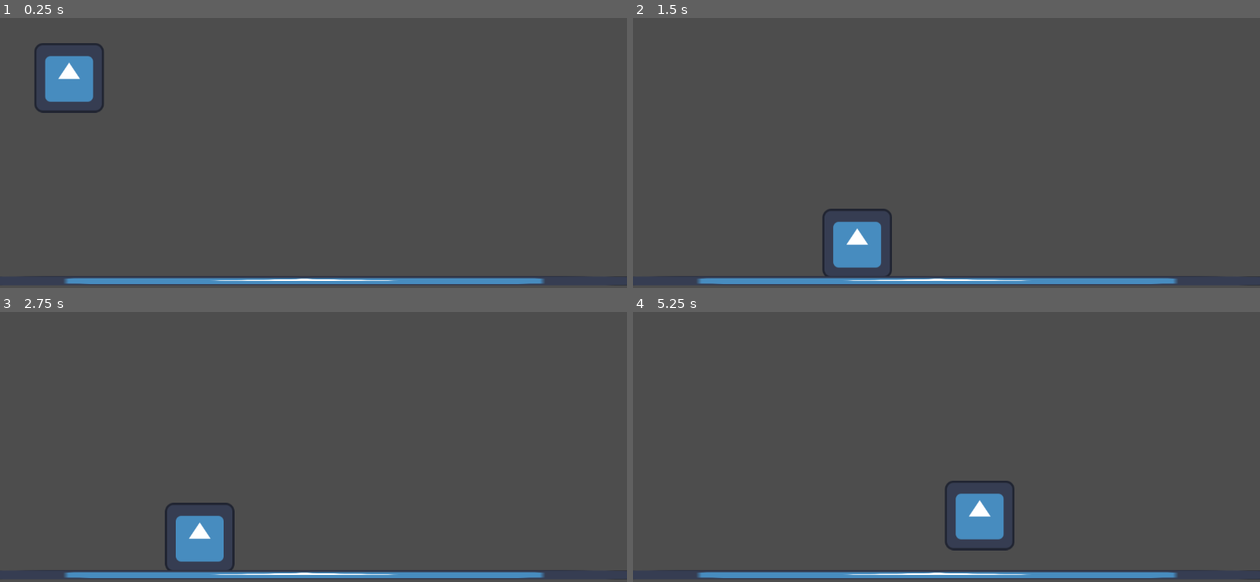
Above: before the commit, frames 1-4 (two rows, left to right).
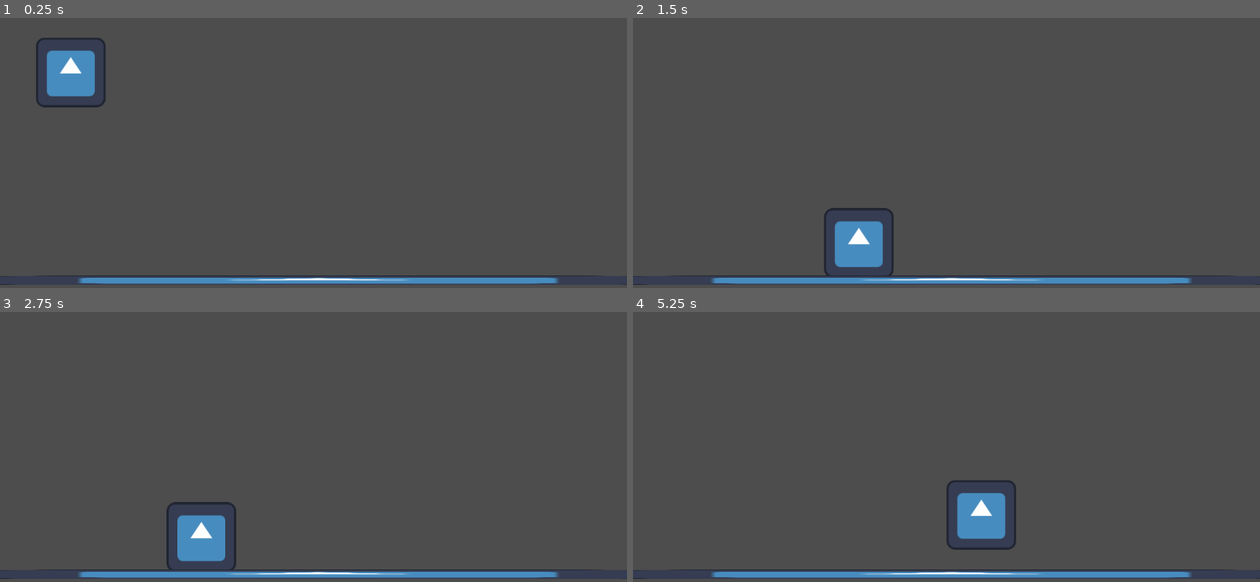
Above: after the commit, the same moments.

Repository: Bhabishworgrg/production-project
Game: Godot game, scene res://scenes/game.tscn
Same seed, same stepped clock (60 frames per second), same inputs: the game is played once before the commit and once after it. Before the commit the project starts from res://scenes/level.tscn. The engine's default icon, where the game draws it, is replaced by a stand-in: a white triangle on a blue panel in a dark square.
Inputs:
- Up to frame 1 (0.25 s): no input
- Up to frame 2 (1.5 s): hold Right (right) from 0.53 s (still down); tap Space (jump) at 0.77 s
- Up to frame 3 (2.75 s): tap Space (jump) at 1.52 s; release Right (right) at 2.03 s; hold Left (left) from 2.03 s (still down)
- Up to frame 4 (5.25 s): release Left (left) at 2.78 s; hold Right (right) 2.78-4.28 s; tap Space (jump) at 3.02, 3.77, 4.52 s; hold Left (left) 4.28-5.03 s; hold Right (right) from 5.03 s (still down)

The runs differ from the first frame. In frame 1, 2.1% of the frame differs, in the area x 0-100%, y 7-100%; in frame 2, 1.4%; in frame 3, 1.4%; in frame 4, 1.5%.

Commit message:
PP-61 Refactor the code

Diff:
--- a/project.godot
+++ b/project.godot
@@ -11,7 +11,7 @@
 [application]
 
 config/name="production-project"
-run/main_scene="res://scenes/level.tscn"
+run/main_scene="res://scenes/game.tscn"
 config/features=PackedStringArray("4.3", "Forward Plus")
 
 [dotnet]
--- /dev/null
+++ b/scenes/game.tscn
@@ -0,0 +1,12 @@
+[gd_scene load_steps=3 format=3 uid="uid://d3cnn26ga5mls"]
+
+[ext_resource type="PackedScene" uid="uid://baao4rnkgcs1i" path="res://scenes/player.tscn" id="1_a1tfp"]
+[ext_resource type="PackedScene" uid="uid://c457unem78en7" path="res://scenes/platform.tscn" id="2_v7wes"]
+
+[node name="Game" type="Node2D"]
+
+[node name="Player" parent="." instance=ExtResource("1_a1tfp")]
+position = Vector2(130, 223)
+
+[node name="Platform" parent="." instance=ExtResource("2_v7wes")]
+position = Vector2(585, 634)
--- a/scenes/level.tscn
+++ /dev/null
@@ -1,12 +0,0 @@
-[gd_scene load_steps=3 format=3 uid="uid://cjtjgixrnskap"]
-
-[ext_resource type="PackedScene" uid="uid://baao4rnkgcs1i" path="res://scenes/player.tscn" id="1_f3iam"]
-[ext_resource type="PackedScene" uid="uid://c457unem78en7" path="res://scenes/platform.tscn" id="2_fw65n"]
-
-[node name="level" type="Node2D"]
-
-[node name="Player" parent="." instance=ExtResource("1_f3iam")]
-position = Vector2(127, 233)
-
-[node name="StaticBody2D" parent="." instance=ExtResource("2_fw65n")]
-position = Vector2(559, 635)
--- a/scenes/platform.tscn
+++ b/scenes/platform.tscn
@@ -5,7 +5,7 @@
 [sub_resource type="RectangleShape2D" id="RectangleShape2D_68tk2"]
 size = Vector2(1276, 17)
 
-[node name="StaticBody2D" type="StaticBody2D"]
+[node name="Platform" type="StaticBody2D"]
 
 [node name="CollisionShape2D" type="CollisionShape2D" parent="."]
 shape = SubResource("RectangleShape2D_68tk2")
--- a/src/player/player.gd
+++ b/src/player/player.gd
@@ -1,8 +1,8 @@
 extends CharacterBody2D
 
 
-const SPEED = 300.0
-const JUMP_VELOCITY = -400.0
+const SPEED: float = 300.0
+const JUMP_VELOCITY: float = -400.0
 
 
 func _physics_process(delta: float) -> void:
@@ -15,7 +15,7 @@
 		velocity.y = JUMP_VELOCITY
 
 	# Get the input direction and handle the movement/deceleration.
-	var direction := Input.get_axis('left', 'right')
+	var direction: float = Input.get_axis('left', 'right')
 	if direction:
 		velocity.x = direction * SPEED
 	else:
